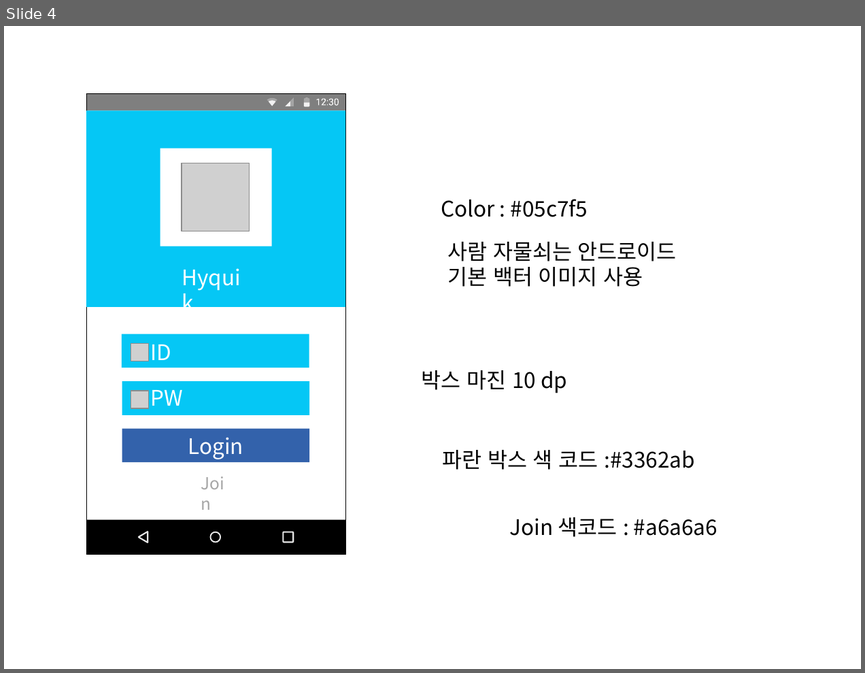
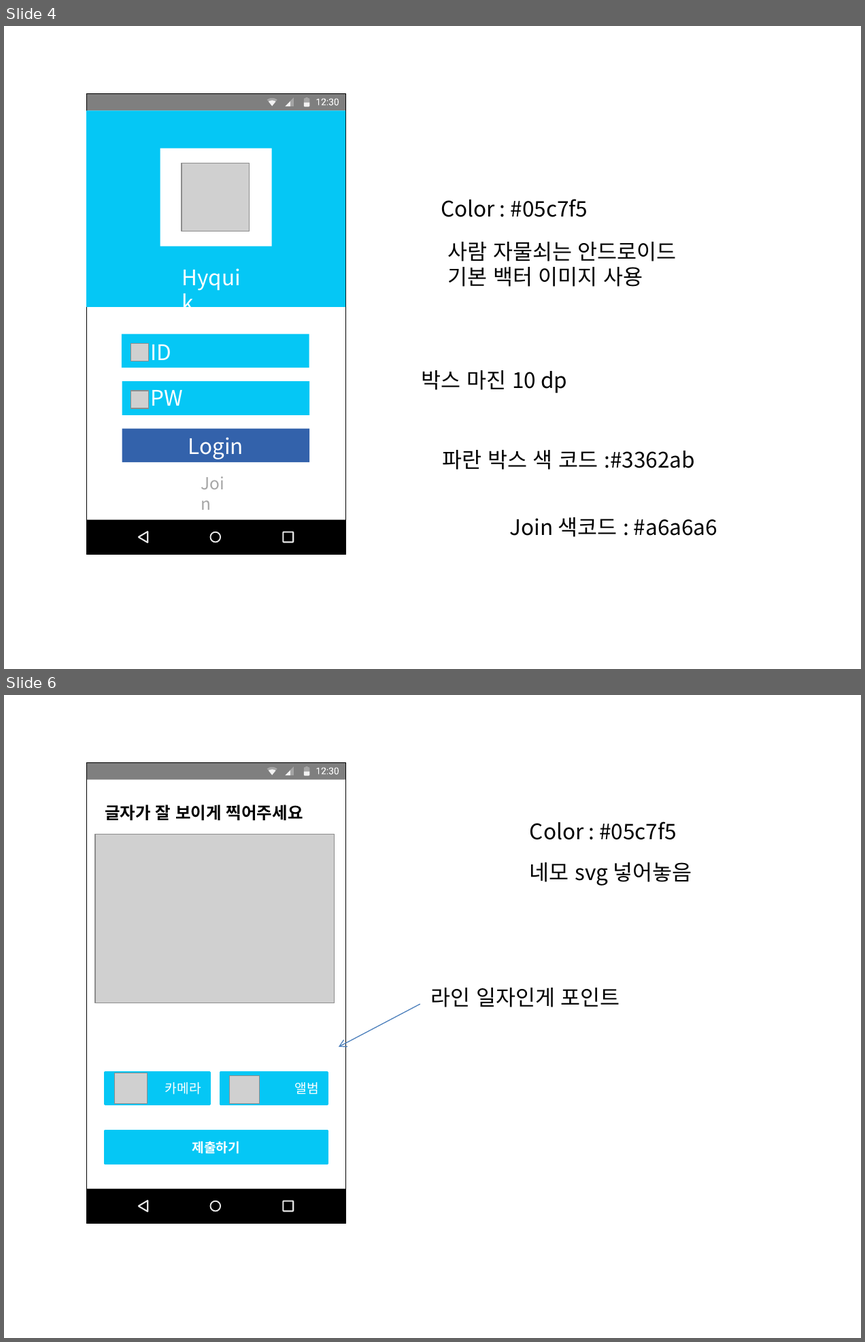
Before and after one commit to wichan7/GradRoject, a slide deck: Resources/고윤태 디자인 지원/디자인.pptx. Shown one above the other, each under a label of ours: slide 4 before the commit, slides 4 and 6 after it; the slides between them are not shown. The pictures are 865x673 and 865x1342 pixels, drawn with LibreOffice and Linux fonts; fonts in the diff are those of the drawing; grey boxes stand for pictures. Boxes give left, top, right and bottom in pixels: in the first picture for what was removed or moved away, otherwise in the second. Text is boxed around its words. In the diff, an @@ line names an element or a change of style, - is before the commit and + after.

Commit message:
디자인2

```diff
--- a/Resources/고윤태 디자인 지원/디자인.pptx
+++ b/Resources/고윤태 디자인 지원/디자인.pptx
@@ slide 6 added at bbox=[4, 695, 861, 1338], background #FFFFFF @@
@@ text added at bbox=[105, 804, 303, 821], 14 pt, text #000000, bold @@
+글자가 잘 보이게 찍어주세요
@@ picture added at bbox=[95, 834, 334, 1002] @@
@@ text added at bbox=[530, 821, 677, 840], 18 pt, text #000000 @@
+Color : #05c7f5
@@ text added at bbox=[530, 862, 692, 885], 18 pt, text #000000 @@
+네모 svg 넣어놓음
@@ text added at bbox=[430, 987, 620, 1007], 18 pt, text #000000 @@
+라인 일자인게 포인트
@@ arrow added from (420, 1004) to (338, 1047), #4B7EBC 0.75 pt @@
@@ rectangle added at bbox=[105, 1072, 209, 1104], fill #05C7F5, outline #05C7F5 2 pt, 11 pt, text #FFFFFF @@
+카메라
@@ picture added at bbox=[115, 1073, 147, 1104] @@
@@ rectangle added at bbox=[221, 1072, 327, 1104], fill #05C7F5, outline #05C7F5 2 pt, 11 pt, text #FFFFFF @@
+앨범
@@ picture added at bbox=[229, 1075, 259, 1103] @@
@@ rectangle added at bbox=[105, 1131, 328, 1163], fill #05C7F5, outline #05C7F5 2 pt, 11 pt, text #FFFFFF, bold @@
+제출하기
@@ group added at bbox=[86, 763, 345, 1223]: 10 freeform shapes, 3 rectangles @@
```
Also in this commit, not shown: 6 other slides added, 3 slides removed, 12 other files.
